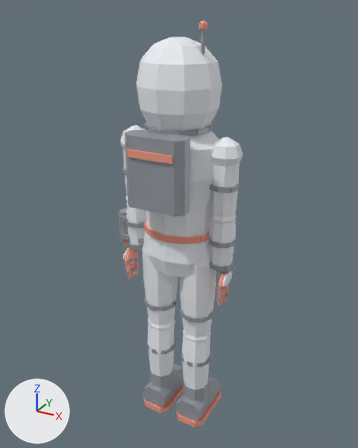
The glTF model game/player/robot/kits/astronaut.glb, before and after one commit.
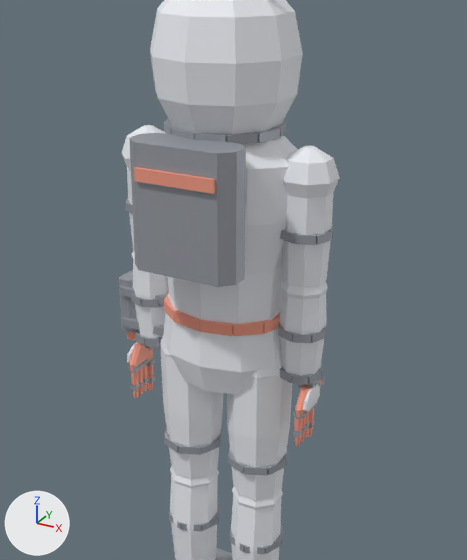
The first picture shows the older version from a 50 mm camera at (0.986, -1.789, 1.945) aimed at (-0.012, 0.025, 1.038). The close-ups show the older and then the newer version on the part from 14% to 88% of the width and 12% to 83% of the height of that picture. Only the edits that show in the close-ups are written down. The axes (+X, +Y, +Z) are drawn at lower left. The lights are the same throughout. Vertices at exactly the same position are counted once.

Names of what the first close-up shows: 'Astronaut'.
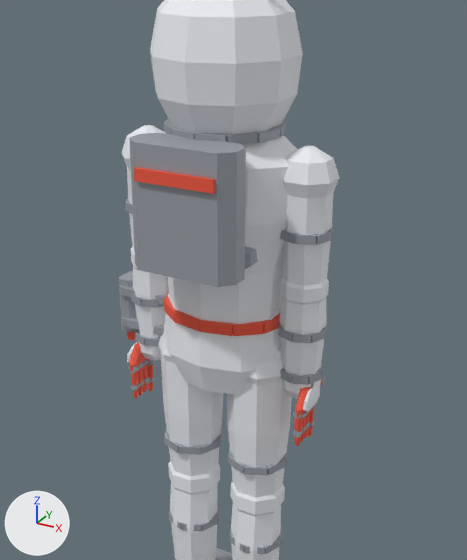
Boxes (x1, y1, x2, y2) around the edits, measured in the close-ups (467 x 560 px; the box of a moved part takes in the faces that stretch with it):
'Astronaut', recoloured, reshaped
    both: (119, 0, 340, 560)
part 1 of me_astronaut, rebuilt
    before: (232, 486, 283, 510)
    after: (231, 481, 285, 516)
part 2 of me_astronaut, rebuilt
    before: (170, 466, 219, 488)
    after: (168, 461, 220, 495)
part 3 of me_astronaut, added (mostly hidden)
    after: (245, 246, 258, 269)
part 4 of me_astronaut, moved or reshaped
    before: (129, 212, 331, 440)
    after: (129, 212, 331, 399)
part 5 of me_astronaut, moved or reshaped
    before: (163, 403, 290, 500)
    after: (163, 403, 290, 498)

The change, as a list of edits to the scene's bpy script:
```text
Change mat_accent:
    mat_accent.base_color: (0.95, 0.35, 0.25) -> (0.89, 0.101, 0.0509)  # beige #f9a089 -> red #f25940
Change me_astronaut:
    used by ob_astronaut; location = (0.0, 0.0, 0.0)
    remove me_astronaut.from_pydata(...)  # 2826 vertices, 4884 faces; spans x -0.31..0.28, y -0.23..0.19, z 0.0..1.9
    add me_astronaut.from_pydata(...)  # 3242 vertices, 5684 faces; spans x -0.31..0.28, y -0.23..0.19, z 0.0..1.9
    me_astronaut part 1: the loose piece of 40 vertices spanning x 0.04..0.16, y -0.06..0.06, z 0.43..0.57 is rebuilt with 48 vertices and now spans x 0.03..0.17, y -0.07..0.07, z 0.42..0.58
    me_astronaut part 2: the loose piece of 40 vertices spanning x -0.16..-0.04, y -0.06..0.06, z 0.43..0.57 is rebuilt with 48 vertices and now spans x -0.17..-0.03, y -0.07..0.07, z 0.42..0.58
    me_astronaut part 3: a new loose piece of 48 vertices spanning x -0.13..0.13, y -0.2..0.1, z 1.16..1.28, in mat_trim_detail (grey #a1a6ad)
    me_astronaut part 4: 58 vertices moved within x -0.27..0.27, y -0.05..0.05, z 0.84..1.17; 56 vertices removed from x -0.24..0.24, y -0.08..0.08, z 0.84..1.13; 168 vertices added at x -0.27..0.27, y -0.09..0.09, z 0.83..1.15
    me_astronaut part 5: 16 vertices moved from x -0.16..0.16, y -0.06..0.06, z 0.52 to x -0.16..0.16, y -0.06..0.06, z 0.51
    other edits to the shape of me_astronaut do not show in these pictures
```
